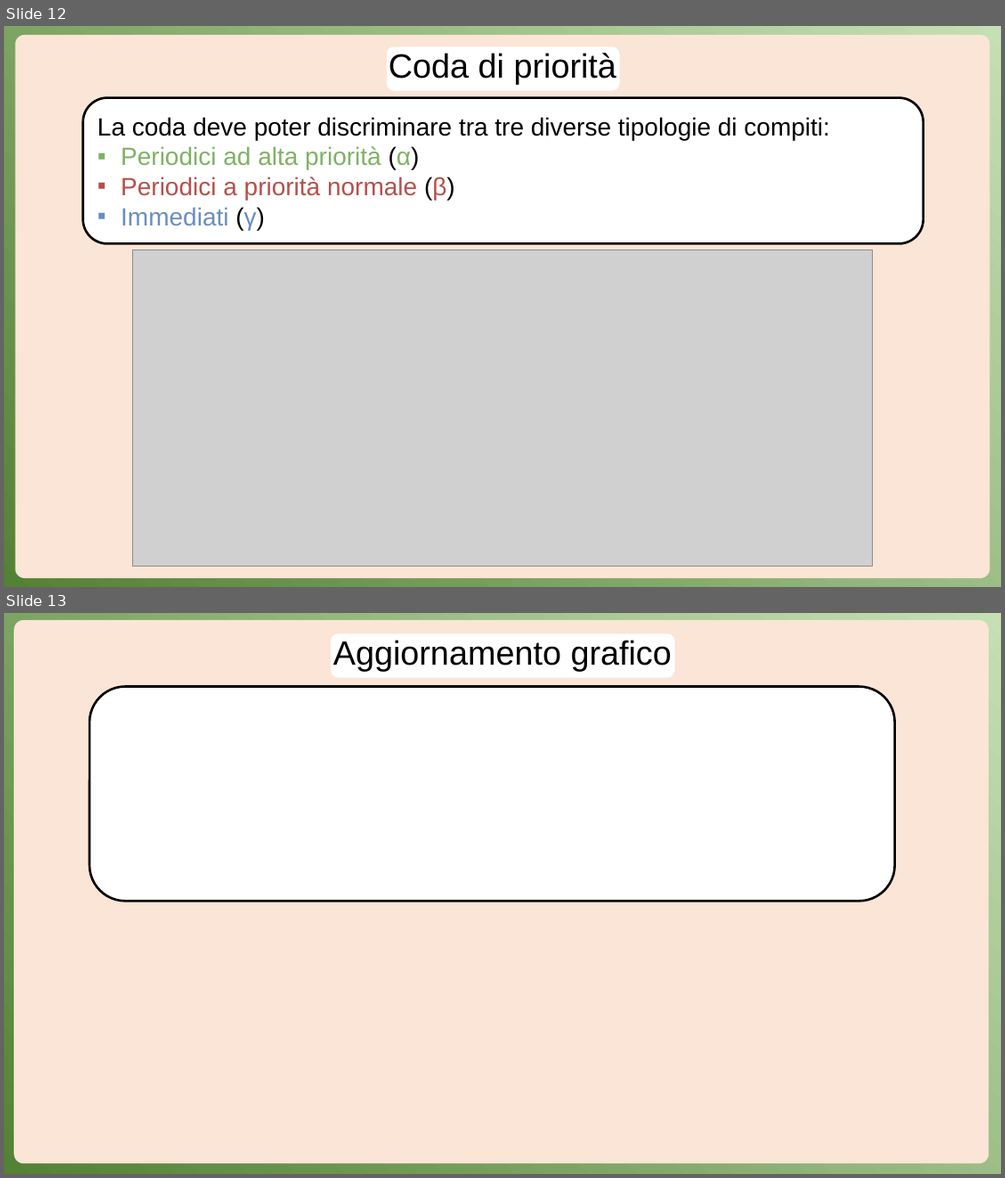
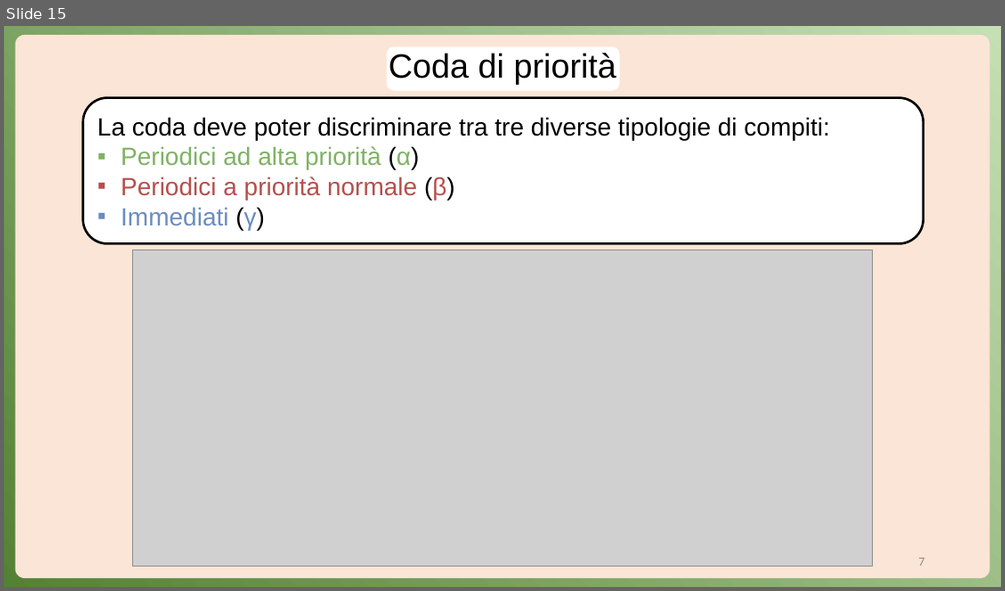
Before and after one commit to Anrighe/Tesi-Laurea-Triennale-Informatica-Unimore, a slide deck: Presentazione_Tesi_Triennale_Informatica_Unimore_2022_2023_Enrico_Marras_152336_v2.pptx. Shown one above the other, each under a label of ours: slides 12 and 13 before the commit, slide 15 after it. The pictures are 1005x1178 and 1005x591 pixels, drawn with LibreOffice and Linux fonts; fonts in the diff are those of the drawing; grey boxes stand for pictures. Boxes give left, top, right and bottom in pixels: in the first picture for what was removed or moved away, otherwise in the second. Text is boxed around its words. In the diff, an @@ line names an element or a change of style, - is before the commit and + after.

```diff
--- a/Presentazione_Tesi_Triennale_Informatica_Unimore_2022_2023_Enrico_Marras_152336_v2.pptx
+++ b/Presentazione_Tesi_Triennale_Informatica_Unimore_2022_2023_Enrico_Marras_152336_v2.pptx
@@ slide 13 removed at [4, 613, 1001, 1174], background gradient #C5E0B4 to #548235 @@
@@ rounded rectangle removed at [14, 620, 989, 1163] @@
@@ rounded rectangle removed at [331, 634, 675, 678] @@
@@ title removed at [333, 640, 672, 671] @@
-Aggiornamento grafico
@@ rounded rectangle removed at [89, 686, 895, 900] @@
@@ what was slide 12 is now slide 15 @@
@@ slide 15 changed as well @@
@@ text added at [918, 557, 924, 565], 12 pt, text #8C8C8C @@
+7
```
Also in this commit, not shown: 20 other slides changed, 4 slides added.
